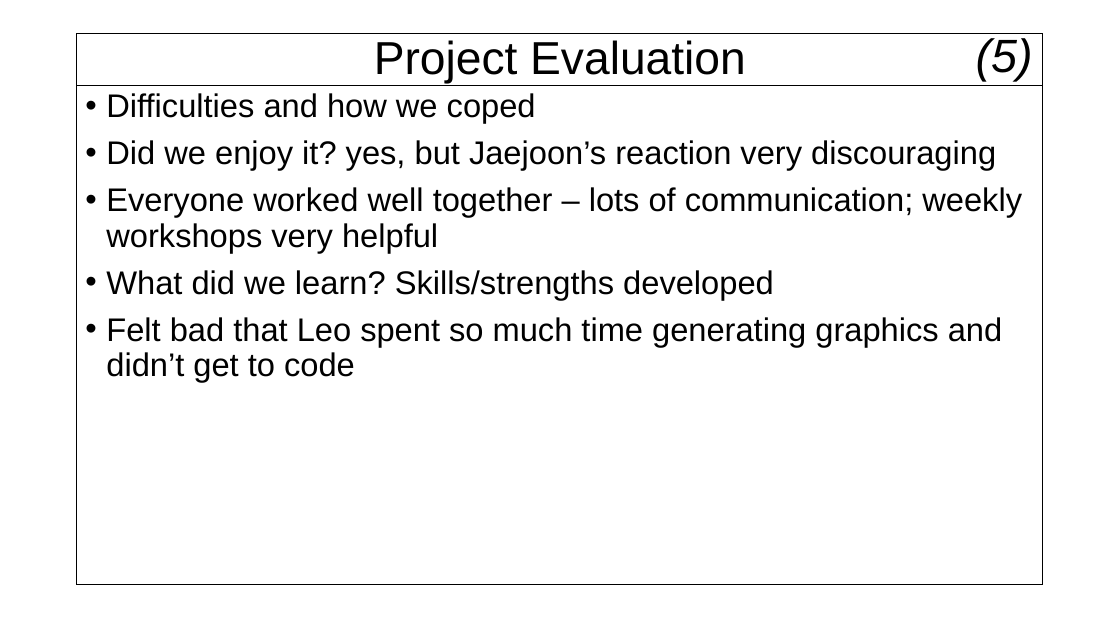
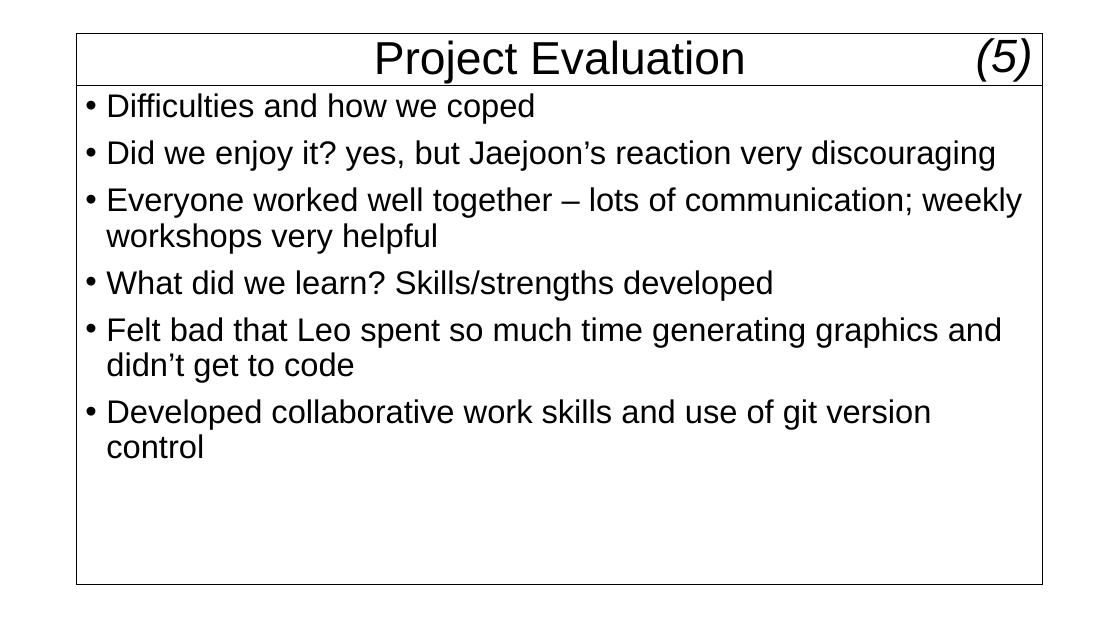
Before and after one commit to AlexCarolan/Christmas-Game, a slide deck: slide 12 of D2.pptx. Drawn at 1120x630 pixels with LibreOffice and Linux fonts; fonts in the diff are those of the drawing; background and template pictures are left out. Boxes give left, top, right and bottom in pixels: in the first picture for what was removed or moved away, otherwise in the second. Text is boxed around its words. In the diff, an @@ line names an element or a change of style, - is before the commit and + after.

Commit message:
Updated D2

```diff
--- a/D2.pptx
+++ b/D2.pptx
@@ text at (106, 399, 931, 459): paragraph added @@
+• Developed collaborative work skills and use of git version control
```
